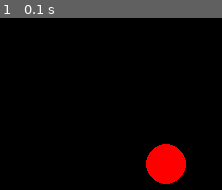
Above: before the commit, frame 1.
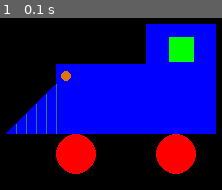
Above: after the commit, the same moment.

Repository: lukasz-kolodzinski/pygame_first_playground
Game: pygame game, started from game.py
Two runs of this game, one before a commit and one after it. Both use one fixed random seed, a clock stepped at 60 frames per second and the inputs below.
Inputs:
- Up to frame 1 (0.1 s): no input

The runs differ from the first frame. In frame 1, 46% of the frame differs, in the area x 2-98%, y 3-97%.

Commit message:
Picture(train) created with shapes

Diff:
--- a/game.py
+++ b/game.py
@@ -2,21 +2,29 @@
 
 import pygame, time
 
-black = (0, 0, 0)
-red = (255, 0, 0)
-green = (0, 255, 0)
-blue = (0, 0, 255)
-
 def main():
     pygame.init()
-    global black
-    global red
+    black = (0, 0, 0)
+    red = (255, 0, 0)
+    green = (0, 255, 0)
+    blue = (0, 0, 255)
+    orange = (226, 115, 8)
     screen_width = 600
     scree_heigh = 400
     game_screen = pygame.display.set_mode((scree_heigh,screen_width))
     game_screen.fill(black)
-    pygame.draw.circle(game_screen, red, (250, 300), 20)
-
+    pygame.draw.circle(game_screen, red, (160, 290), 20)
+    pygame.draw.circle(game_screen, red, (260, 290), 20)
+    pygame.draw.rect(game_screen, blue, (140, 200, 160, 70))
+    pygame.draw.polygon(game_screen,blue,[(140,220), (90,269), (140,269)])
+    pygame.draw.rect(game_screen, blue, (230, 160, 70, 70))
+    pygame.draw.rect(game_screen, green, (253, 173, 25, 25))
+    pygame.draw.circle(game_screen, orange,(150, 212), 5)
+    pygame.draw.aaline(game_screen, (36, 123, 104), (140, 220), (140, 269))
+    pygame.draw.aaline(game_screen, (36,123, 104), (130, 230), (130, 269))
+    pygame.draw.aaline(game_screen, (36, 123, 104), (120, 240), (120, 269))
+    pygame.draw.aaline(game_screen, (36, 123, 104), (110, 250), (110, 269))
+    pygame.draw.aaline(game_screen, (36, 123, 104), (100, 260), (100, 269))
 game_on = True
 while game_on is True:
     main()
Binary file added: train_pygame.png
